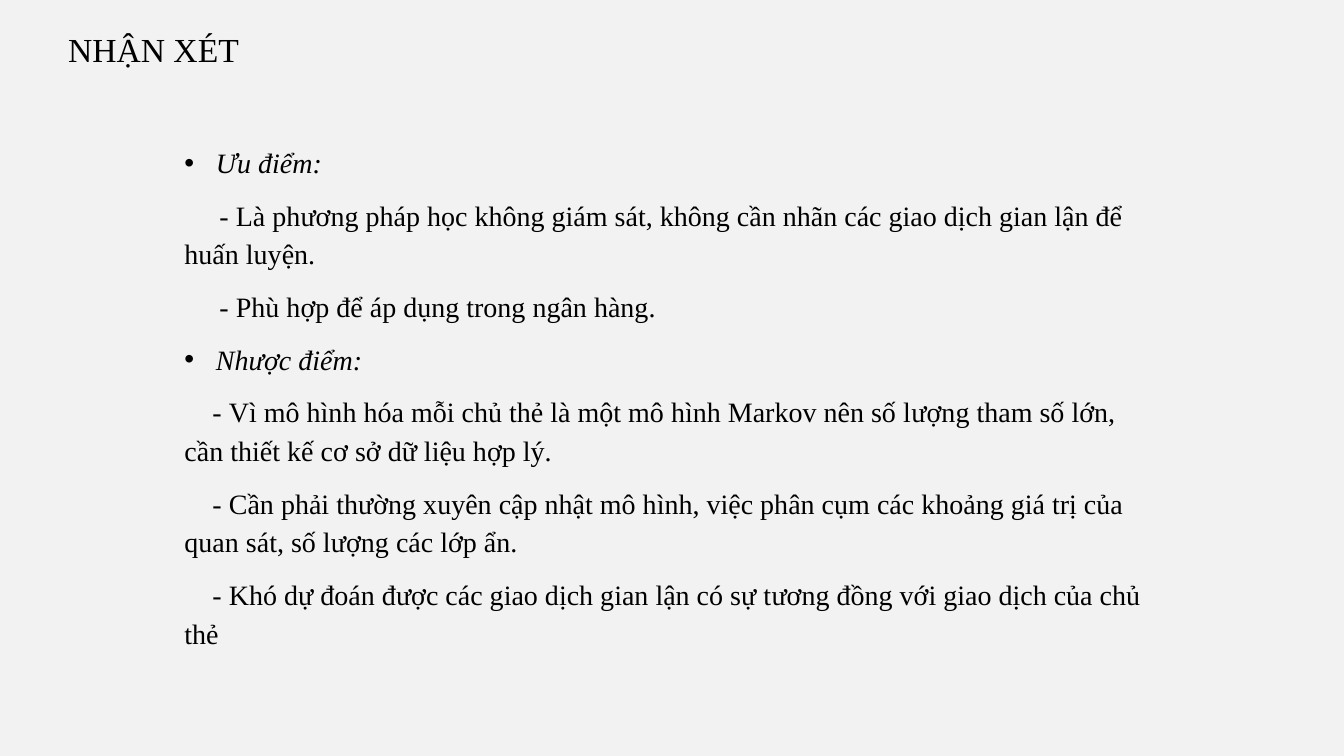
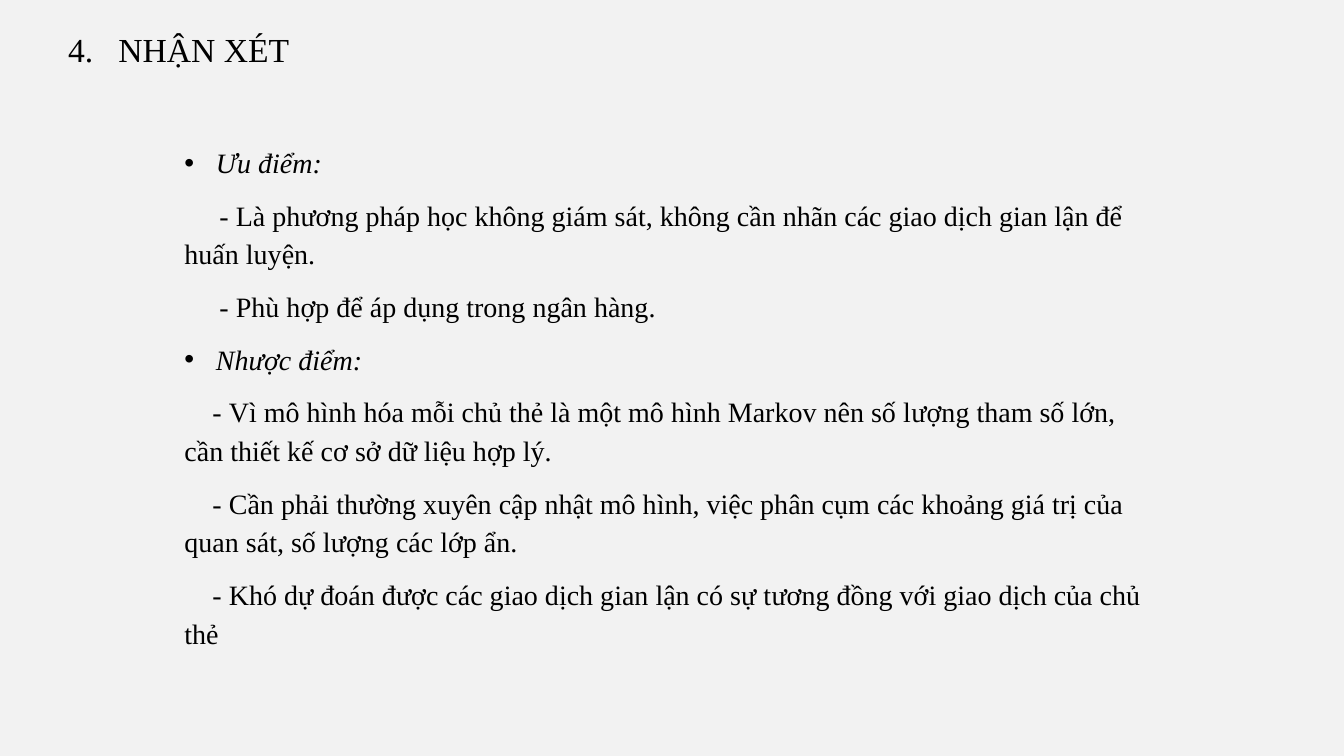
Before and after one commit to vulinh48936/bao_cao_mo_hinh_ngau_nhien, a slide deck: slide 16 of Slide/HMM.pptx (slide 10 before the commit). Drawn at 1344x756 pixels with LibreOffice and Linux fonts; fonts in the diff are those of the drawing. Boxes give left, top, right and bottom in pixels: in the first picture for what was removed or moved away, otherwise in the second. Text is boxed around its words. In the diff, an @@ line names an element or a change of style, - is before the commit and + after.

```diff
--- a/Slide/HMM.pptx
+++ b/Slide/HMM.pptx
@@ text at (68, 35, 289, 68): text changed @@
-NHẬN XÉT
+4. NHẬN XÉT
```
Also in this commit, not shown: 9 other slides changed, 6 slides added.
